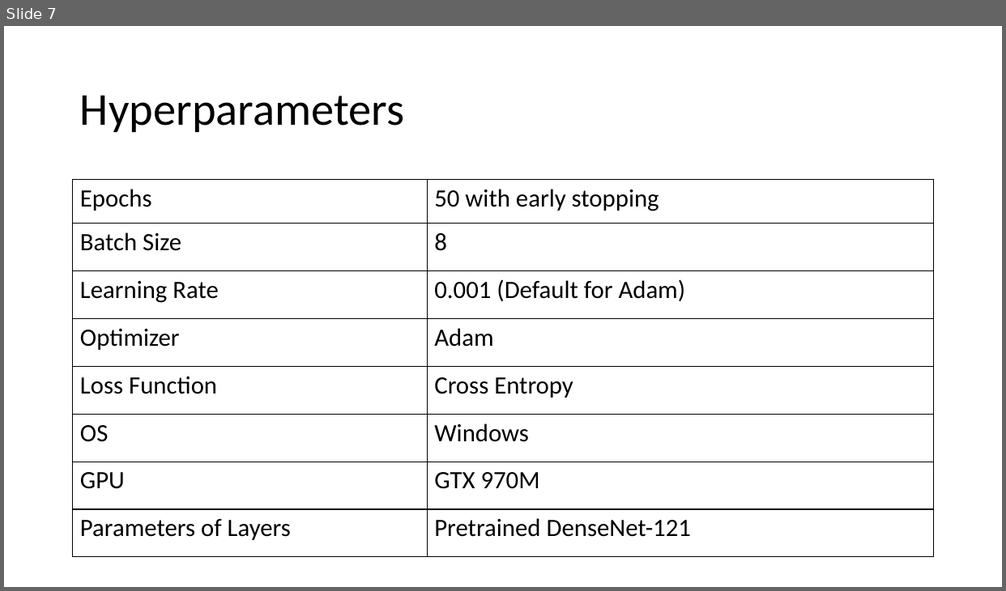
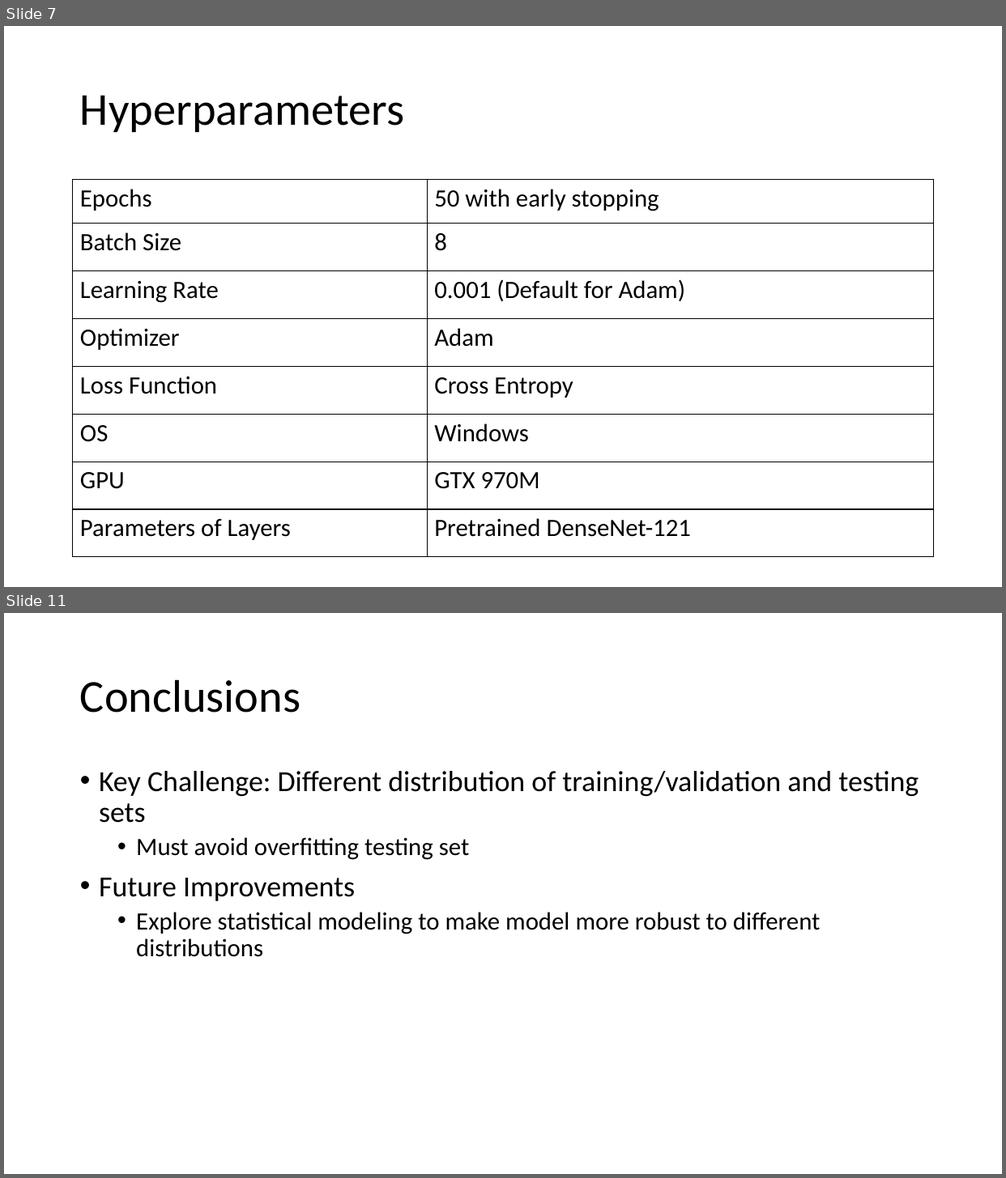
Before and after one commit to DanielY1783/deep_learning_medical_imaging, a slide deck: homework/assignment2/presentation/Yan_yand1.pptx. Shown one above the other, each under a label of ours: slide 7 before the commit, slides 7 and 11 after it; the slides between them are not shown. The pictures are 1006x591 and 1006x1178 pixels, drawn with LibreOffice and Linux fonts; fonts in the diff are those of the drawing. Boxes give left, top, right and bottom in pixels: in the first picture for what was removed or moved away, otherwise in the second. Text is boxed around its words. In the diff, an @@ line names an element or a change of style, - is before the commit and + after.

```diff
--- a/homework/assignment2/presentation/Yan_yand1.pptx
+++ b/homework/assignment2/presentation/Yan_yand1.pptx
@@ slide 11 added at (x1=4, y1=613, x2=1002, y2=1174), background #FFFFFF @@
@@ title added at (x1=80, y1=679, x2=300, y2=713), 44 pt, text #000000 @@
+Conclusions
@@ text added at (x1=99, y1=771, x2=918, y2=957), 24 pt, text #000000 @@
+• Key Challenge: Different distribution of training/validation and testing sets
+  • Must avoid overfitting testing set
+• Future Improvements
+  • Explore statistical modeling to make model more robust to different distributions
```
Also in this commit, not shown: 4 slides changed, 4 other slides added, 1 slide removed, 25 other files.
